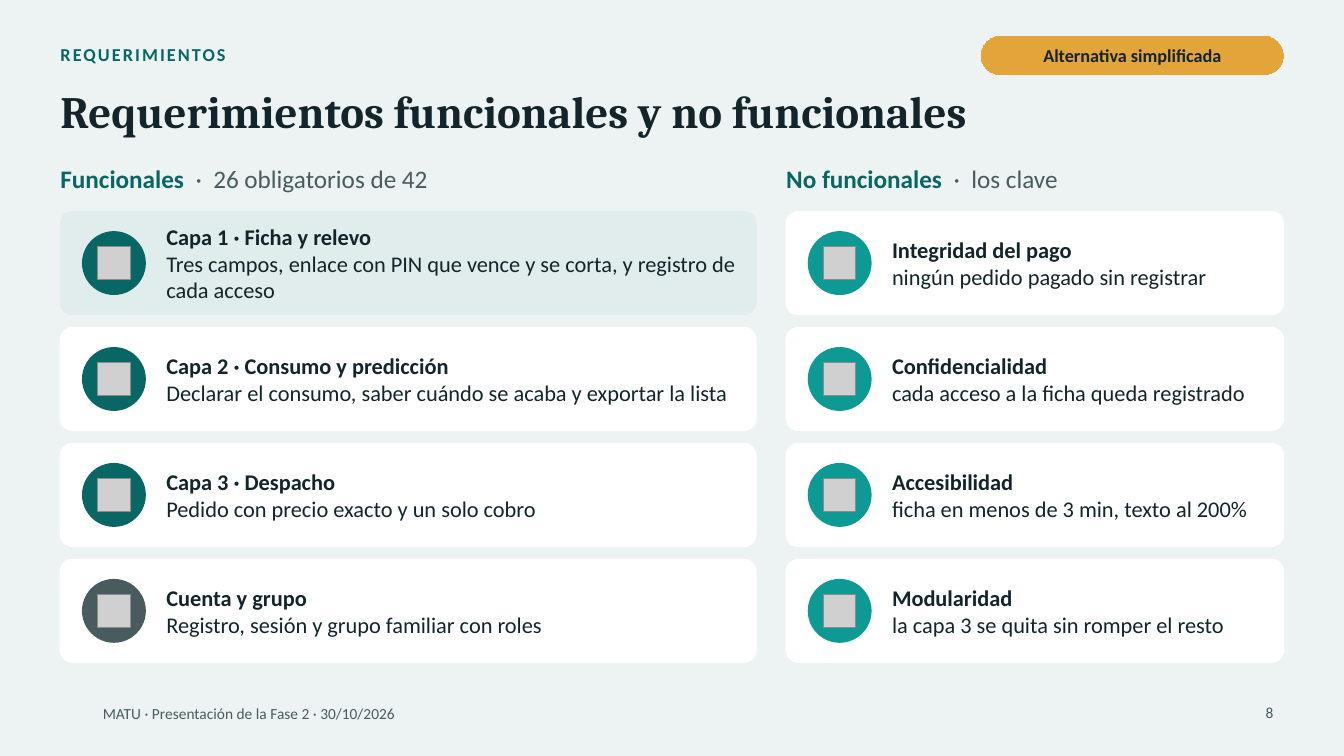
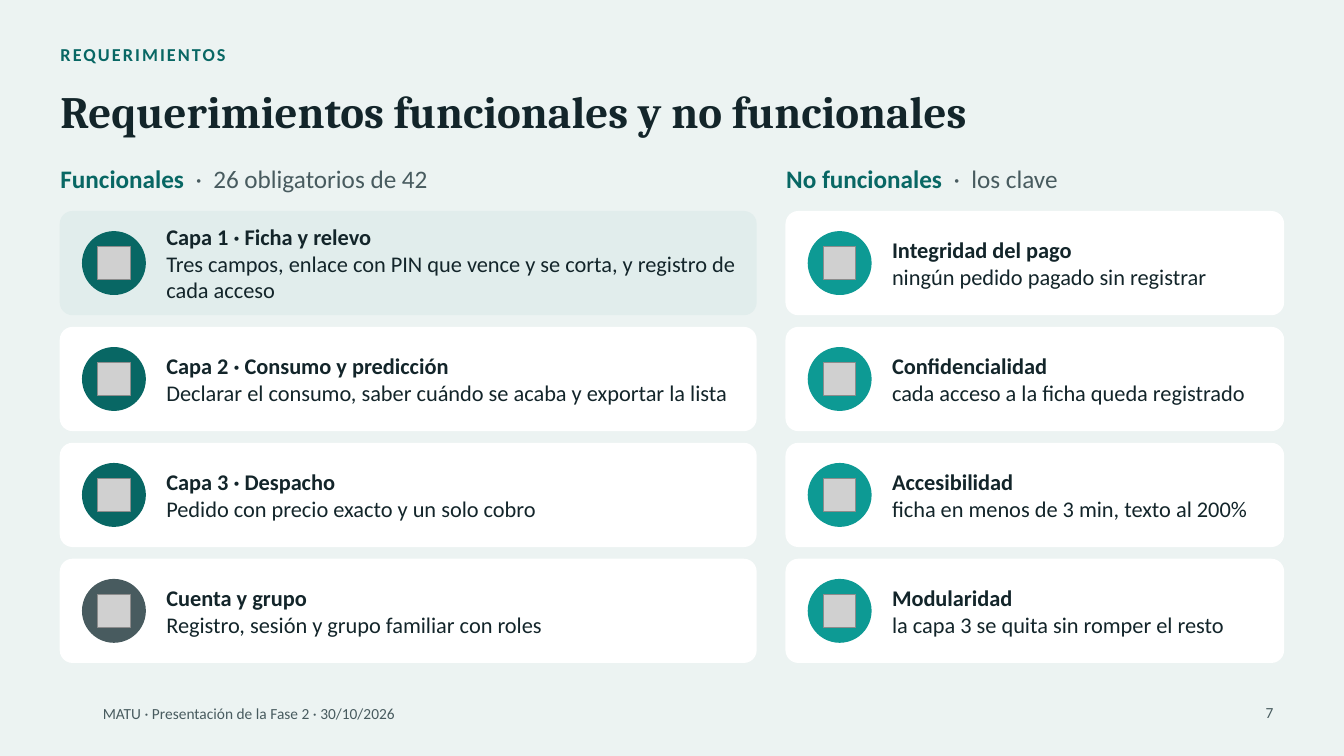
Before and after one commit to MartinHenriquez131/MATU, a slide deck: slide 7 of Fase 2/Evidencias Proyecto/MATU_Presentacion_Fase2.pptx (slide 8 before the commit). Drawn at 1344x756 pixels with LibreOffice and Linux fonts; fonts in the diff are those of the drawing; grey boxes stand for pictures; background and template pictures are left out. Boxes give left, top, right and bottom in pixels: in the first picture for what was removed or moved away, otherwise in the second. Text is boxed around its words. In the diff, an @@ line names an element or a change of style, - is before the commit and + after.

```diff
--- a/Fase 2/Evidencias Proyecto/MATU_Presentacion_Fase2.pptx
+++ b/Fase 2/Evidencias Proyecto/MATU_Presentacion_Fase2.pptx
@@ rounded rectangle removed at [981, 36, 1284, 75] @@
-Alternativa simplificada
@@ page number at [1266, 708, 1274, 718]: text changed @@
-8
+7
```
Also in this commit, not shown: 1 slide removed, 2 other files.
